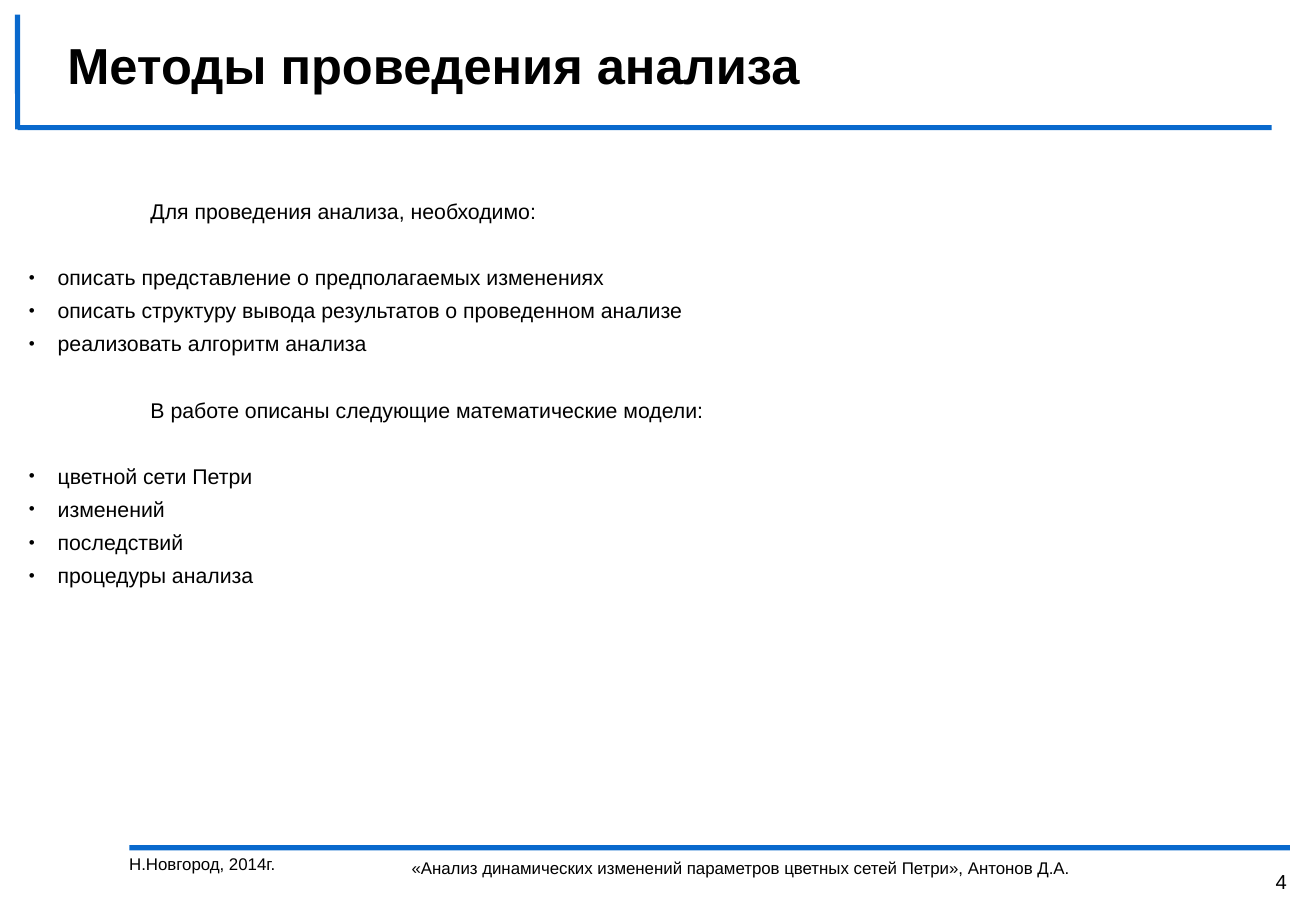
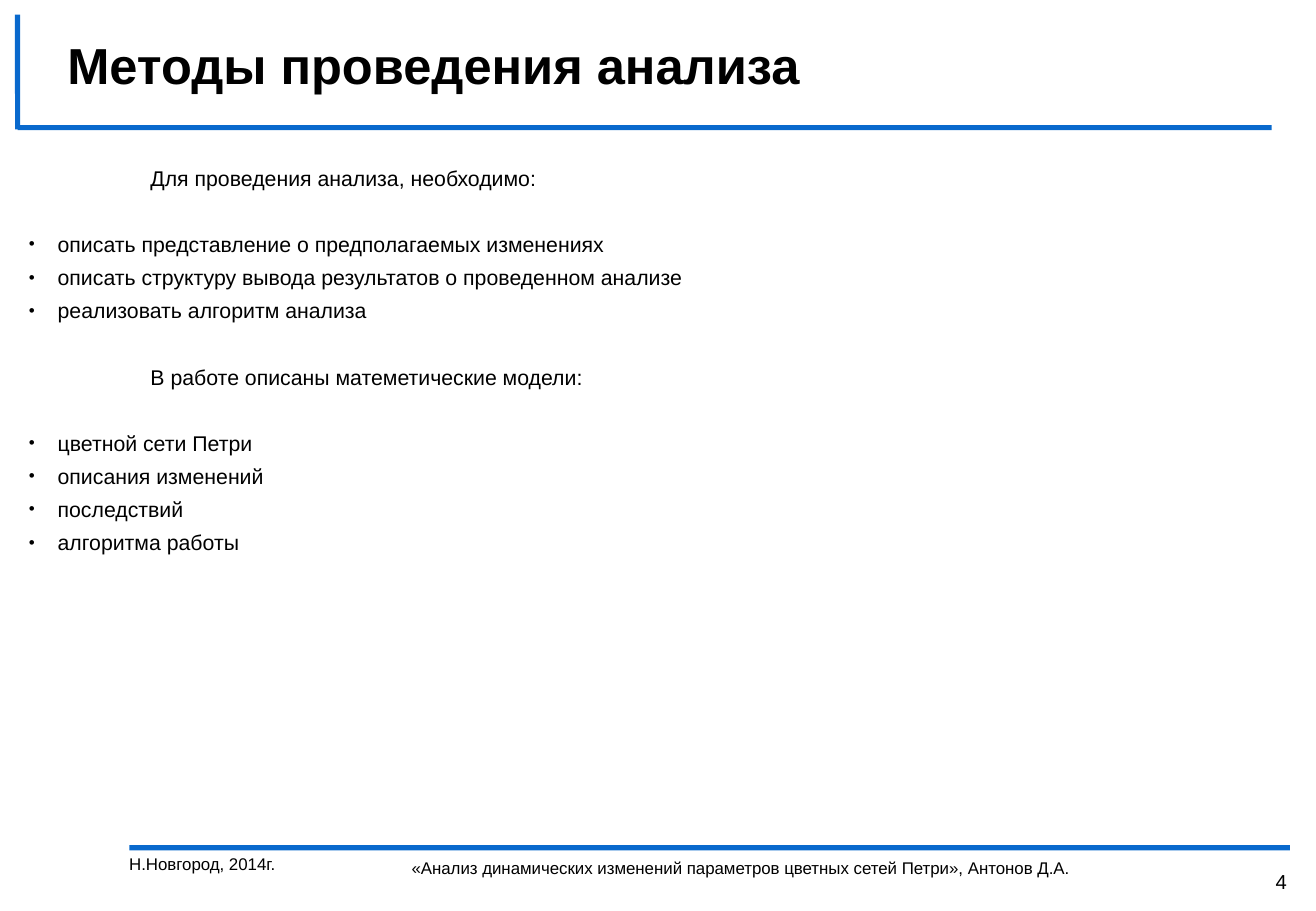
Before and after one commit to DeantoPrivate/myPetri, a slide deck: slide 4 of диплом/презентация и выступление/презентация.ppt. Drawn at 1316x911 pixels with LibreOffice and Linux fonts; fonts in the diff are those of the drawing; background and template pictures are left out. Boxes give left, top, right and bottom in pixels: in the first picture for what was removed or moved away, otherwise in the second. Text is boxed around its words. In the diff, an @@ line names an element or a change of style, - is before the commit and + after.

```diff
--- a/диплом/презентация и выступление/презентация.ppt
+++ b/диплом/презентация и выступление/презентация.ppt
@@ text at (150,170,536,191): alignment justified to left @@
@@ text at (150,369,583,390): text changed @@
-В работе описаны следующие математические модели:
+В работе описаны матеметические модели:
@@ text at (58,468,263,485): text changed @@
-• изменений
+• описания изменений
@@ text at (58,534,239,555): text changed @@
-• процедуры анализа
+• алгоритма работы
```
Also in this commit, not shown: 2 other slides changed, 1 slide added, 1 other file.
